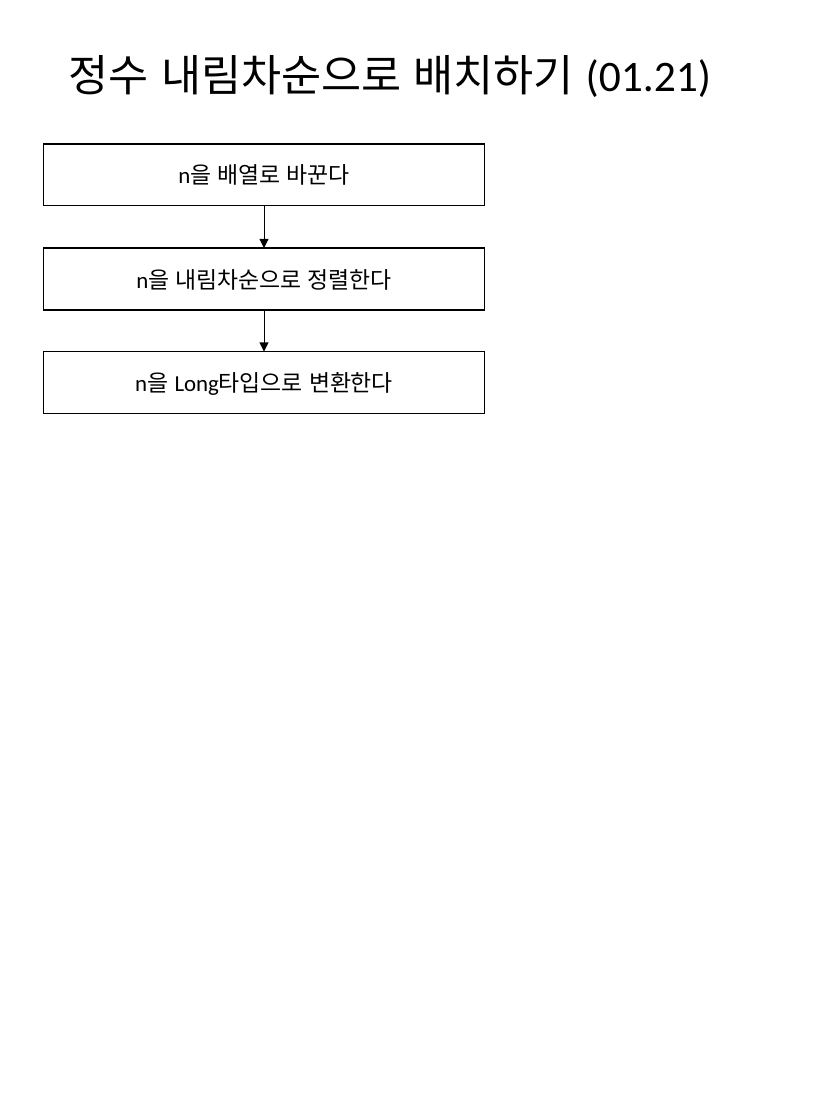
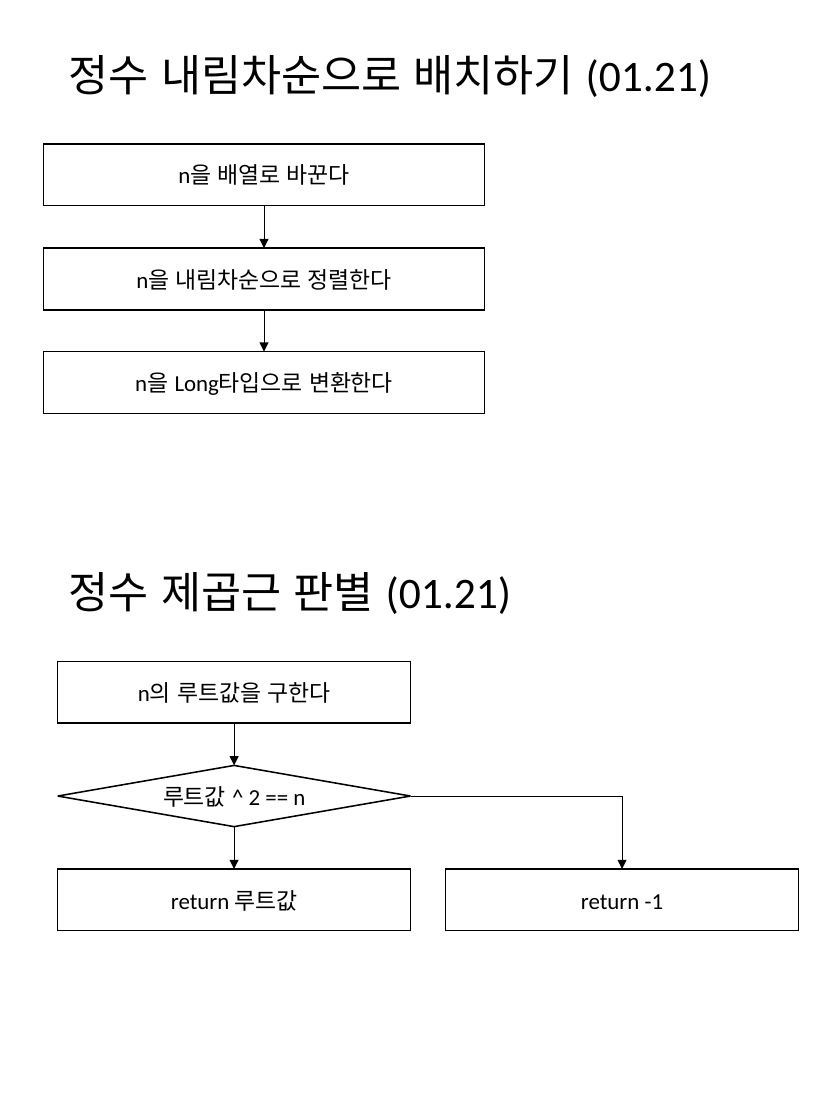
Before and after one commit to mornings9047/Algorithms_Programmers, a slide deck: slide 24 of 알고리즘_프로그래머스_Level01_순서도.pptx. Drawn at 840x1120 pixels with LibreOffice and Linux fonts; fonts in the diff are those of the drawing. Boxes give left, top, right and bottom in pixels: in the first picture for what was removed or moved away, otherwise in the second. Text is boxed around its words. In the diff, an @@ line names an element or a change of style, - is before the commit and + after.

Commit message:
정수 제곱근 판별

```diff
--- a/알고리즘_프로그래머스_Level01_순서도.pptx
+++ b/알고리즘_프로그래머스_Level01_순서도.pptx
@@ text added at (69, 572, 512, 614), 28 pt, text #000000 @@
+정수 제곱근 판별 (01.21)
@@ group added at (58, 661, 799, 931): 3 rectangles, 2 arrows, 1 diamond, 1 elbow arrow @@
+n의 루트값을 구한다
+return 루트값
+루트값 ^ 2 == n
+return -1
```
Also in this commit, not shown: 2 other files.
